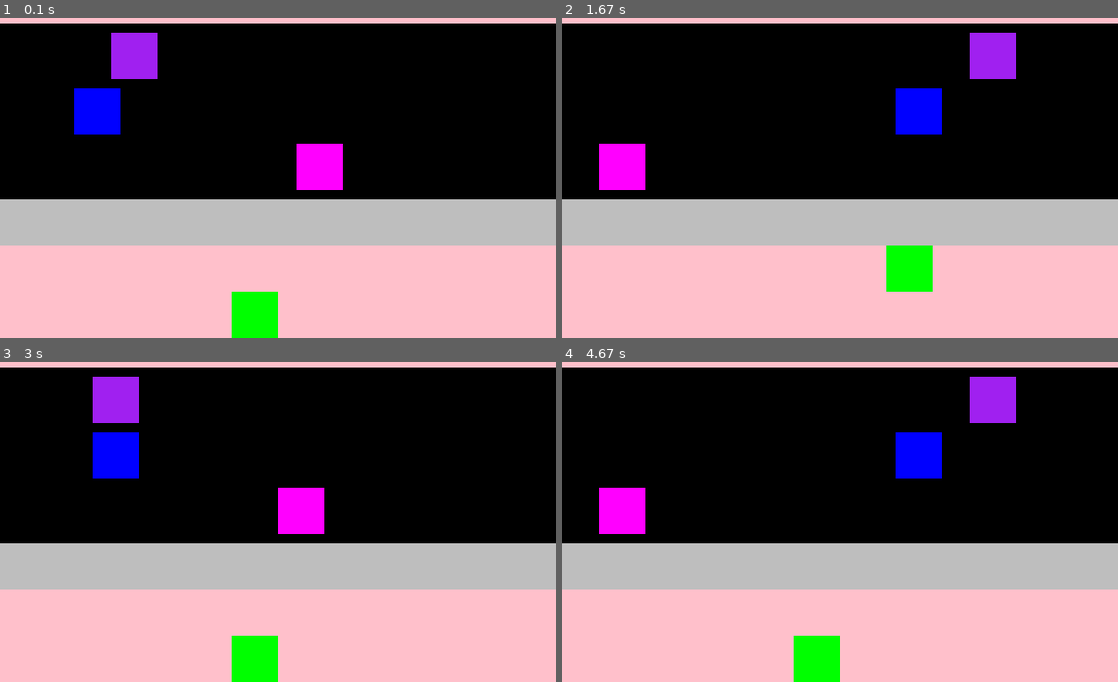
Above: before the commit, frames 1-4 (two rows, left to right).
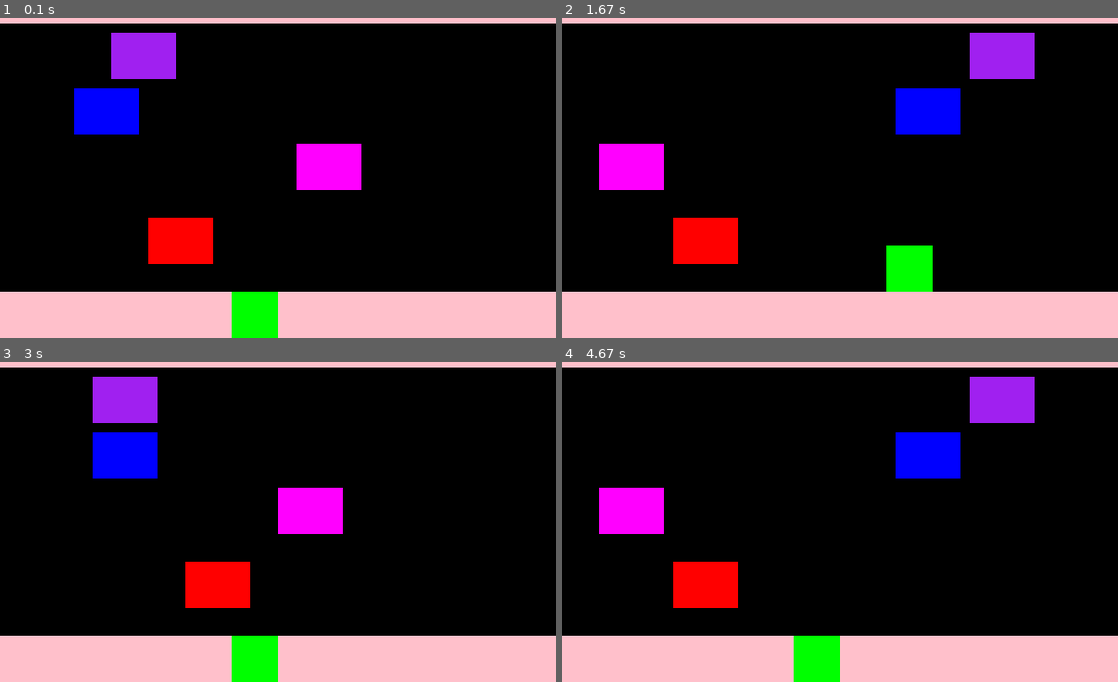
Above: after the commit, the same moments.

Repository: mnolan000/Homework
Game: pygame game, started from Nolan_HW9_Functions/frogger.py
The game is run twice, just before and just after one commit, with the same random seed, the same clock (stepped at 60 frames per second) and the same inputs.
Inputs:
- Up to frame 1 (0.1 s): no input
- Up to frame 2 (1.67 s): hold D 0.33-0.8 s; hold W 0.83-1.13 s; hold D 1.17-1.63 s
- Up to frame 3 (3 s): hold A 1.67-2.2 s; hold S 2.23-2.53 s; hold A 2.57-2.97 s
- Up to frame 4 (4.67 s): hold W 3-3.37 s; hold D 3.4-4.03 s; hold S 4.07-4.43 s; hold A from 4.47 s (still down)

The runs differ from the first frame. In frame 1, 30% of the frame differs, in the area x 0-100%, y 4-86%; in frame 2, 29%; in frame 3, 30%; in frame 4, 30%.

Commit message:
3/5/25 class

Diff:
--- a/Nolan_HW8_MovingObjects/frogger.py
+++ b/Nolan_HW9_Functions/frogger.py
@@ -2,7 +2,7 @@
 File: Nolan_HW8_MovingObjects/frogger.py
 Author: Matthew Nolan
 Date: 3/4/25
-Description: Program where you can move the frog (green square), he can't go off screen, and there are cars (colored squares) that move infinitely
+Description:
 
 """
 
@@ -31,6 +31,8 @@
 car1_pos = [100,100]
 car2_pos = [100,100]
 car3_pos = [300,100]
+car4_pos = [200, 100]
+
 
 """game loop"""
 running = True
@@ -69,6 +71,7 @@
   car1_pos[0] += 20
   car2_pos[0] -= 20
   car3_pos[0] += 20
+  car4_pos[0] -= 40
 
 
   if cur_pos[0] < 0:  #x direction
@@ -94,14 +97,14 @@
   pygame.draw.rect(
     screen,
     "black",
-    pygame.Rect((0,50), (600, 200))
+    pygame.Rect((0,50), (600, 300))
   )
 
   #cars
   pygame.draw.rect(
     screen,
     "purple",
-    pygame.Rect((car1_pos[0],70), (50, 50))
+    pygame.Rect((car1_pos[0],70), (70, 50))
   )
   if car1_pos[0] == 600:
     car1_pos[0] = 0
@@ -110,7 +113,7 @@
   pygame.draw.rect(
     screen,
     "blue",
-    pygame.Rect((car2_pos[0],130), (50, 50))
+    pygame.Rect((car2_pos[0],130), (70, 50))
   )
   if car2_pos[0] == 0:
     car2_pos[0] = 600
@@ -118,10 +121,18 @@
   pygame.draw.rect(
     screen,
     "magenta",
-    pygame.Rect((car3_pos[0],190), (50, 50))
+    pygame.Rect((car3_pos[0],190), (70, 50))
   )
   if car3_pos[0] == 600:
     car3_pos[0] = 0
+
+  pygame.draw.rect(
+    screen,
+    "red",
+    pygame.Rect((car4_pos[0],270), (70, 50))
+  )
+  if car4_pos[0] == 0:
+    car4_pos[0] = 600
 
   #end
   pygame.draw.rect(
@@ -140,5 +151,6 @@
   #fps
   dt = clock.tick(speed)/1000
 
+
 #quit
 pygame.quit
--- /dev/null
+++ b/lecture/helper_functions.py
@@ -0,0 +1,12 @@
+#function definitions
+def draw_text(text, coordinate, text_color, my_font, screen):
+  """
+  This function draws text to the screen
+  text: variable that holds text
+  coordinate: holds coordinate values
+  text_color: holds the color of the text
+  """
+  text_image = my_font.render(text, True, text_color)
+  text_rect = text_image.get_rect()
+  text_rect.topleft = coordinate
+  screen.blit(text_image, text_rect)
--- /dev/null
+++ b/lecture/snake.py
@@ -0,0 +1,98 @@
+# -----
+# Start to the snake game using PyGame
+# Only creates a PyGame screen
+# -----
+import pygame
+from pygame.constants import KEYDOWN
+import helper_functions
+
+# init pygame
+pygame.init()
+
+#create font
+system_fonts = pygame.font.get_fonts()
+print(system_fonts)
+my_font = pygame.font.SysFont(system_fonts[0], size=48, bold=True, italic=False)
+
+# window dimensions
+width = 600
+height = 400
+screen = pygame.display.set_mode((width, height))
+# set window title
+pygame.display.set_caption("snake")
+# fps
+clock = pygame.time.Clock()
+dt = 0
+speed = 10
+# snake current position
+cur_pos = [300, 200]
+direction = "down" # direction of snake traveling
+score = 0
+snake_body = [ # snake body pieces
+  [300, 200],
+  [300, 180],
+  [300, 160],
+  [300, 140]
+  ]
+"""game loop"""
+running = True
+while running:
+  """Handle events"""
+  for event in pygame.event.get():
+    if event.type == pygame.QUIT:
+      running = False
+    if event.type == KEYDOWN:
+      if event.key == pygame.K_ESCAPE: # escape key
+        running = False
+      if event.key == pygame.K_w and direction != "down": # up direction
+        direction = "up"
+      if event.key == pygame.K_s and direction != "up": # down direction
+        direction = "down"
+      if event.key == pygame.K_a and direction != "right": # left direction
+        direction = "left"
+      if event.key == pygame.K_d and direction != "left": # right direction
+        direction = "right"
+  """update our game state"""
+  # update direction
+  if direction == "up":
+    cur_pos[1] -= 20
+  if direction == "down":
+    cur_pos[1] += 20
+  if direction == "left":
+    cur_pos[0] -= 20
+  if direction == "right":
+    cur_pos[0] += 20
+  # update bounds
+  if cur_pos[0] < 0: # x direction bounds
+    cur_pos[0] = 0
+    running = False
+  if cur_pos[0] > width - 20:
+    cur_pos[0] = width - 20
+    running = False
+  if cur_pos[1] < 0: # y direction bounds
+    cur_pos[1] = 0
+    running = False
+  if cur_pos[1] > height - 20:
+    cur_pos[1] = height - 20
+    running = False
+  # snake movement
+  snake_body.insert(0, list(cur_pos))
+  snake_body.pop()
+  # handle lose state
+  # insert losing code here
+  """ draw to our screen """
+  # clear screen
+  screen.fill("white")
+
+  #draw text
+  helper_functions.draw_text(f'Score: {score}', (20,20), "pink", my_font, screen)
+
+  # draw snake
+  for body in snake_body:
+    pygame.draw.rect(surface=screen, color="magenta", rect=pygame.Rect(body[0],body[1], 20, 20))
+  # update screen
+  pygame.display.flip()
+  # fps
+  dt = clock.tick(speed) / 1000
+# quit pygame
+pygame.quit()
Not shown, changed: .replit
